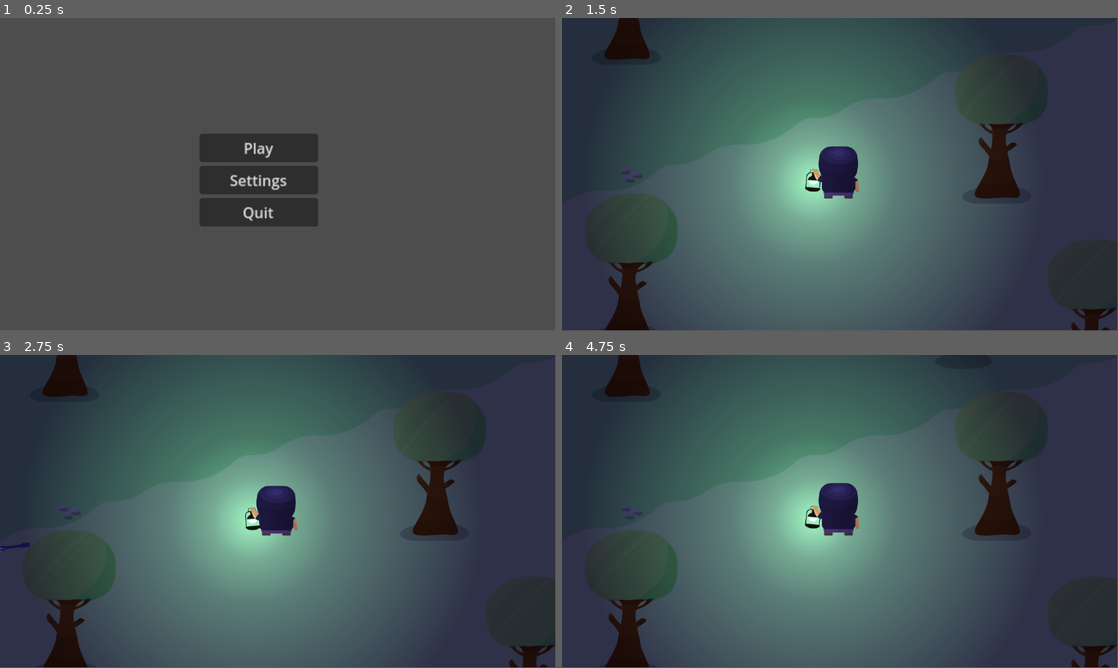
Above: before the commit, frames 1-4 (two rows, left to right).
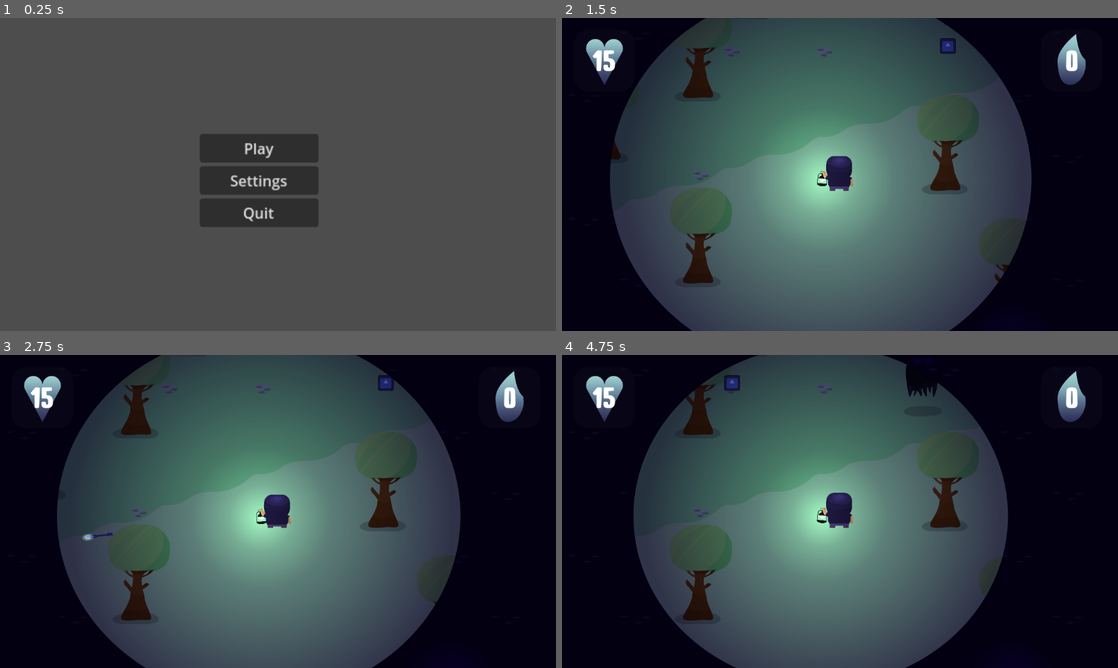
Above: after the commit, the same moments.

Repository: LuckyDog-Studios/LanternLighter
Game: Godot game, scene res://scenes/menu.tscn
Same seed, same stepped clock (60 frames per second), same inputs: the game is played once before the commit and once after it. The engine's default icon, where the game draws it, is replaced by a stand-in: a white triangle on a blue panel in a dark square.
Inputs (mouse positions are in pixels of both pictures, inside the frame that each line leads up to):
- Up to frame 1 (0.25 s): no input
- Up to frame 2 (1.5 s): click "Play" at 0.5 s; tap Enter (ui_accept) at 1.25, 1.35 s; move the mouse to (962, 158) at 1.27 s; hold Right (ui_right) from 1.28 s (still down)
- Up to frame 3 (2.75 s): keep holding Right (ui_right); tap Enter (ui_accept) at 1.52, 1.82, 2.27, 2.3, 2.57 s; move the mouse to (166, 527) at 2.02 s; click (166, 527) at 2.1 s
- Up to frame 4 (4.75 s): move the mouse to (895, 442) at 2.77 s; release Right (ui_right) at 2.78 s; hold Left (ui_left) 2.78-3.53 s; tap Enter (ui_accept) at 2.85, 3.77, 3.8, 4.07, 4.35, 4.52 s; move the mouse to (812, 574) at 3.52 s; hold Right (ui_right) from 3.53 s (still down); click (812, 574) at 3.6 s; move the mouse to (1006, 558) at 4.27 s
In our replay, the window is 799x449 before the commit and 800x450 after it. These sizes can differ from the game's own. Grey fills any space a smaller window leaves; there, only what the larger window draws over its background counts as a difference.

The runs differ from the first frame. In frame 1, 0.3% of the frame differs, in the area x 41-52%, y 39-66%; in frame 2, 43%; in frame 3, 48%; in frame 4, 57%, in the area x 0-100%, y 0-100%.

Commit message:
added ui for essence and health

Diff:
--- a/project.godot
+++ b/project.godot
@@ -14,6 +14,12 @@
 run/main_scene="res://scenes/menu.tscn"
 config/features=PackedStringArray("4.3", "Forward Plus")
 config/icon="res://icon.svg"
+
+[display]
+
+window/size/mode=3
+window/stretch/mode="viewport"
+window/stretch/aspect="expand"
 
 [input]
 
@@ -42,3 +48,8 @@
 "events": [Object(InputEventMouseButton,"resource_local_to_scene":false,"resource_name":"","device":-1,"window_id":0,"a …(253 unchanged characters)…
 ]
 }
+PAUSE={
+"deadzone": 0.5,
+"events": [Object(InputEventKey,"resource_local_to_scene":false,"resource_name":"","device":-1,"window_id":0,"alt_pressed":false,"shift_pressed":false,"ctrl_pressed":false,"meta_pressed":false,"pressed":false,"keycode":0,"physical_keycode":4194305,"key_label":0,"unicode":0,"location":0,"echo":false,"script":null)
+]
+}
--- a/scenes/character.tscn
+++ b/scenes/character.tscn
@@ -326,15 +326,6 @@
 position = Vector2(0, -42)
 shape = SubResource("CircleShape2D_pp6u6")
 
-[node name="Camera2D" type="Camera2D" parent="."]
-position = Vector2(0, -68)
-zoom = Vector2(0.75, 0.75)
-limit_left = -1780
-limit_top = -4600
-limit_right = 1780
-limit_bottom = 1400
-position_smoothing_enabled = true
-
 [node name="HurtBox" type="Area2D" parent="."]
 script = ExtResource("4_j82ao")
 
--- /dev/null
+++ b/scenes/day_night_cycle.gd
@@ -0,0 +1,13 @@
+extends Node2D
+
+@onready var directional_light_2d: DirectionalLight2D = $DirectionalLight2D
+@onready var update_timer: Timer = $UpdateTimer
+
+const day_length = 120
+const min_energy = 0.5
+
+
+func _on_update_timer_timeout() -> void:
+	directional_light_2d.energy -= (1.6 - min_energy) /(day_length / update_timer.wait_time) #1.6 is starting energy
+	if directional_light_2d.energy <= min_energy:
+		update_timer.stop()
--- a/scenes/game.tscn
+++ b/scenes/game.tscn
@@ -1,7 +1,9 @@
-[gd_scene load_steps=25 format=3 uid="uid://cpirtwkhpre2v"]
+[gd_scene load_steps=28 format=3 uid="uid://cpirtwkhpre2v"]
 
-[ext_resource type="Script" path="res://scripts/game.gd" id="1_8d56f"]
+[ext_resource type="Script" path="res://scenes/main.gd" id="1_5fskp"]
+[ext_resource type="Script" path="res://scripts/tilemap.gd" id="1_8d56f"]
 [ext_resource type="PackedScene" uid="uid://ceu6im883dfb2" path="res://scenes/character.tscn" id="1_rxid2"]
+[ext_resource type="Script" path="res://scenes/day_night_cycle.gd" id="1_t6qkx"]
 [ext_resource type="Texture2D" uid="uid://b1qynegf8rvdj" path="res://assets/sprites/rock asset.png" id="1_u6vr2"]
 [ext_resource type="Texture2D" uid="uid://cklqutdcxh2sw" path="res://assets/sprites/lamppost asset.png" id="2_b6y5l"]
 [ext_resource type="Texture2D" uid="uid://ilas7ibse34u" path="res://assets/sprites/tree asset.png" id="2_xrcba"]
@@ -9,6 +11,7 @@
 [ext_resource type="Texture2D" uid="uid://b3x2gk8wi5gld" path="res://assets/sprites/darkness overlay-sheet.png" id="3_h86yj"]
 [ext_resource type="PackedScene" uid="uid://cbm55l4a2ica0" path="res://scenes/spawner.tscn" id="7_fk1ew"]
 [ext_resource type="PackedScene" uid="uid://c1o8lttwmxggm" path="res://scenes/lantern_weapon.tscn" id="8_vvcah"]
+[ext_resource type="PackedScene" uid="uid://cc06kr5gi4bby" path="res://scenes/interface.tscn" id="11_5a4gn"]
 
 [sub_resource type="TileMapPattern" id="TileMapPattern_3onoe"]
 tile_data = PackedInt32Array(458752, 65540, 3, 458753, 131076, 3, 458754, 196612, 3, 393219, 262148, 2, 458755, 262148, …(540 unchanged characters)…
@@ -34,6 +37,7 @@
 [sub_resource type="TileSetAtlasSource" id="TileSetAtlasSource_j8crs"]
 texture = ExtResource("2_b6y5l")
 texture_region_size = Vector2i(296, 512)
+use_texture_padding = false
 0:0/0 = 0
 0:0/0/y_sort_origin = 120
 0:0/0/physics_layer_0/polygon_0/points = PackedVector2Array(-90.5097, 172.534, -32.5269, 175.363, -49.4974, 200.818, -123.037, 195.161)
@@ -106,8 +110,10 @@
 
 [node name="Game" type="Node2D"]
 y_sort_enabled = true
+script = ExtResource("1_5fskp")
 
 [node name="Day_Night Cycle" type="Node2D" parent="."]
+script = ExtResource("1_t6qkx")
 
 [node name="DirectionalLight2D" type="DirectionalLight2D" parent="Day_Night Cycle"]
 color = Color(0.470588, 0.529412, 0.317647, 0.898039)
@@ -115,12 +121,15 @@
 blend_mode = 1
 range_z_max = 0
 
+[node name="UpdateTimer" type="Timer" parent="Day_Night Cycle"]
+wait_time = 0.05
+autostart = true
+
 [node name="TileMap" type="TileMap" parent="."]
 y_sort_enabled = true
 tile_set = SubResource("TileSet_uynpl")
 format = 2
 layer_0/name = "Darkness"
-layer_0/enabled = false
 layer_0/z_index = 2
 layer_0/tile_data = PackedInt32Array(196592, 2, 0, 196596, 2, 0, 196600, 2, 0, 196604, 2, 0, 196607, 2, 0, 131074, 2, 0 …(1694 unchanged characters)…
 layer_1/name = "Foreground"
@@ -137,6 +146,20 @@
 
 [node name="Lantern Weapon2" parent="Character" instance=ExtResource("8_vvcah")]
 position = Vector2(-74, -56)
+
+[node name="MainCamera" type="Camera2D" parent="Character"]
+position = Vector2(0, -68)
+zoom = Vector2(0.5, 0.5)
+limit_left = -1780
+limit_top = -4600
+limit_right = 1780
+limit_bottom = 1400
+position_smoothing_enabled = true
+drag_left_margin = 0.1
+drag_top_margin = 0.1
+drag_right_margin = 0.1
+drag_bottom_margin = 0.1
+editor_draw_drag_margin = true
 
 [node name="Borders" type="Node2D" parent="."]
 
@@ -163,3 +186,9 @@
 
 [node name="CollisionShape2D" type="CollisionShape2D" parent="Borders/TopBorder"]
 shape = SubResource("WorldBoundaryShape2D_4gh63")
+
+[node name="CanvasLayer" type="CanvasLayer" parent="."]
+
+[node name="Interface" parent="CanvasLayer" instance=ExtResource("11_5a4gn")]
+
+[connection signal="timeout" from="Day_Night Cycle/UpdateTimer" to="Day_Night Cycle" method="_on_update_timer_timeout"]
--- /dev/null
+++ b/scenes/interface.tscn
@@ -0,0 +1,65 @@
+[gd_scene load_steps=5 format=3 uid="uid://cc06kr5gi4bby"]
+
+[ext_resource type="Texture2D" uid="uid://c7cmu6ish2nwv" path="res://assets/sprites/essence icon.png" id="1_wccnw"]
+[ext_resource type="Texture2D" uid="uid://chae4a2affnm3" path="res://assets/sprites/health icon.png" id="2_7jujk"]
+[ext_resource type="FontFile" uid="uid://ckkla7gvdi702" path="res://font/MightySouly-lxggD.ttf" id="2_dojo6"]
+
+[sub_resource type="LabelSettings" id="LabelSettings_ux8bg"]
+font = ExtResource("2_dojo6")
+font_size = 60
+
+[node name="Interface" type="Control"]
+layout_mode = 3
+anchors_preset = 15
+anchor_right = 1.0
+anchor_bottom = 1.0
+grow_horizontal = 2
+grow_vertical = 2
+
+[node name="EssenceRect" type="TextureRect" parent="."]
+light_mask = 2
+layout_mode = 1
+anchors_preset = 1
+anchor_left = 1.0
+anchor_right = 1.0
+offset_left = -160.0
+offset_top = 24.0
+offset_right = -32.0
+offset_bottom = 152.0
+grow_horizontal = 0
+texture = ExtResource("1_wccnw")
+
+[node name="Label" type="Label" parent="EssenceRect"]
+light_mask = 5
+layout_mode = 1
+anchors_preset = 15
+anchor_right = 1.0
+anchor_bottom = 1.0
+grow_horizontal = 2
+grow_vertical = 2
+text = "0"
+label_settings = SubResource("LabelSettings_ux8bg")
+horizontal_alignment = 1
+vertical_alignment = 1
+
+[node name="HealthRect" type="TextureRect" parent="."]
+light_mask = 2
+layout_mode = 1
+offset_left = 24.0
+offset_top = 24.0
+offset_right = 152.0
+offset_bottom = 152.0
+texture = ExtResource("2_7jujk")
+
+[node name="Label" type="Label" parent="HealthRect"]
+light_mask = 5
+layout_mode = 1
+anchors_preset = 15
+anchor_right = 1.0
+anchor_bottom = 1.0
+grow_horizontal = 2
+grow_vertical = 2
+text = "15"
+label_settings = SubResource("LabelSettings_ux8bg")
+horizontal_alignment = 1
+vertical_alignment = 1
--- /dev/null
+++ b/scenes/main.gd
@@ -0,0 +1,5 @@
+extends Node2D
+
+func _process(delta: float) -> void:
+	if Input.is_action_just_pressed("PAUSE"):
+		get_tree().quit()
--- a/scripts/character.gd
+++ b/scripts/character.gd
@@ -3,10 +3,13 @@
 
 @onready var animated_sprite_2d: AnimatedSprite2D = $DarknAnimatedSprite
 @onready var animated_sprite_2d_lit: AnimatedSprite2D = $LitAnimatedSprite
+@onready var health_label: Label = $"../CanvasLayer/Interface/HealthRect/Label"
+
 
 const SPEED = 500
 const ACCELERATION = 8.0
 var HEALTH = 15
+var ESSENCE = 0
 
 var inputDir: Vector2
 
@@ -30,5 +33,6 @@
 
 func take_damage(amount: int) -> void:
 	HEALTH -= amount
+	health_label.text = str(HEALTH)
 	if HEALTH <= 0:
 		get_tree().reload_current_scene()
--- a/scripts/character_body_2d.gd
+++ /dev/null
@@ -1,25 +0,0 @@
-extends CharacterBody2D
-
-
-const SPEED = 300.0
-const JUMP_VELOCITY = -400.0
-
-
-func _physics_process(delta: float) -> void:
-	# Add the gravity.
-	if not is_on_floor():
-		velocity += get_gravity() * delta
-
-	# Handle jump.
-	if Input.is_action_just_pressed("ui_accept") and is_on_floor():
-		velocity.y = JUMP_VELOCITY
-
-	# Get the input direction and handle the movement/deceleration.
-	# As good practice, you should replace UI actions with custom gameplay actions.
-	var direction := Input.get_axis("ui_left", "ui_right")
-	if direction:
-		velocity.x = direction * SPEED
-	else:
-		velocity.x = move_toward(velocity.x, 0, SPEED)
-
-	move_and_slide()
--- a/scripts/ghost_enemy.gd
+++ b/scripts/ghost_enemy.gd
@@ -3,8 +3,11 @@
 
 var SPEED = 150
 var HEALTH = 25
+const essenceOnDeath = 5
+
 @onready var character: CharacterBody2D = $"../Character"
 @onready var animation_player: AnimationPlayer = $AnimationPlayer
+@onready var essence_label: Label = $"../CanvasLayer/Interface/EssenceRect/Label"
 
 func _process(delta: float) -> void:
 	if character:
@@ -18,3 +21,4 @@
 
 	if HEALTH <= 0:
 		queue_free()
+		essence_label.text = str(int(essence_label.text) + essenceOnDeath)
--- a/scripts/game.gd
+++ b/scripts/tilemap.gd
@@ -1,6 +1,4 @@
 extends TileMap
-# for day/night cylce
-@onready var directional_light_2d: DirectionalLight2D = $"../Day_Night Cycle/DirectionalLight2D"
 
 # for character light stuff
 @onready var character: CharacterBody2D = $"../Character"
@@ -11,12 +9,14 @@
 var material_cache: Dictionary = {}  # Cache to store materials for tiles
 
 
-const character_offset = Vector2(54, 37)
-const dim_speed = 5
+const character_offset = Vector2(40, 25)
+const dim_speed = 15
+const starting_radius = 450
+
 
 func _process(delta: float) -> void:
 	# Convert the character's global position from world coordinates to screen coordinates
-	var light_position_screen = get_viewport().get_screen_transform() * get_global_transform_with_canvas() * character.global_position
+	var light_position_screen =  get_global_transform_with_canvas() * character.global_position
 	var viewport_size = get_viewport().get_visible_rect().size
 	# Update the shader parameter for all cached materials
 	for tile_key in material_cache.keys():
@@ -30,7 +30,7 @@
 			material.set_shader_parameter("aspect_ratio", viewport_size.x/viewport_size.y)
 			#slowly decrease light strength
 			if character_lantern_glow.texture_scale > 0:
-				character_lantern_glow.texture_scale -= delta*dim_speed/40000
+				character_lantern_glow.texture_scale -= delta*dim_speed/26700
 			var current_radius = material.get_shader_parameter("light_radius") # easier to use
 			material.set_shader_parameter("light_radius", max(0, current_radius - delta*dim_speed))
 
@@ -54,6 +54,8 @@
 			light.texture_scale = 8
 			add_child(light)
 
+	character_lantern_glow.texture_scale = starting_radius/180
+
 func _tile_data_runtime_update(layer: int, coords: Vector2i, tile_data: TileData) -> void:
 	# Create a unique key for the tile using its coordinates
 	var tile_key = str(layer) + "_" + str(coords)
@@ -64,7 +66,7 @@
 		var new_mat = ShaderMaterial.new()
 		new_mat.shader = load("res://scripts/game.gdshader")
 		new_mat.set_shader_parameter("softness", 1)
-		new_mat.set_shader_parameter("light_radius",500)
+		new_mat.set_shader_parameter("light_radius",starting_radius)
 		material_cache[tile_key] = new_mat
 
 
Binary file added: assets/sprites/essence icon.png
Not shown, added: assets/sprites/essence icon.png.import
Binary file added: assets/sprites/health icon.png
Not shown, added: assets/sprites/health icon.png.import
Binary file added: font/MightySouly-lxggD.ttf
Not shown, added: font/MightySouly-lxggD.ttf.import
